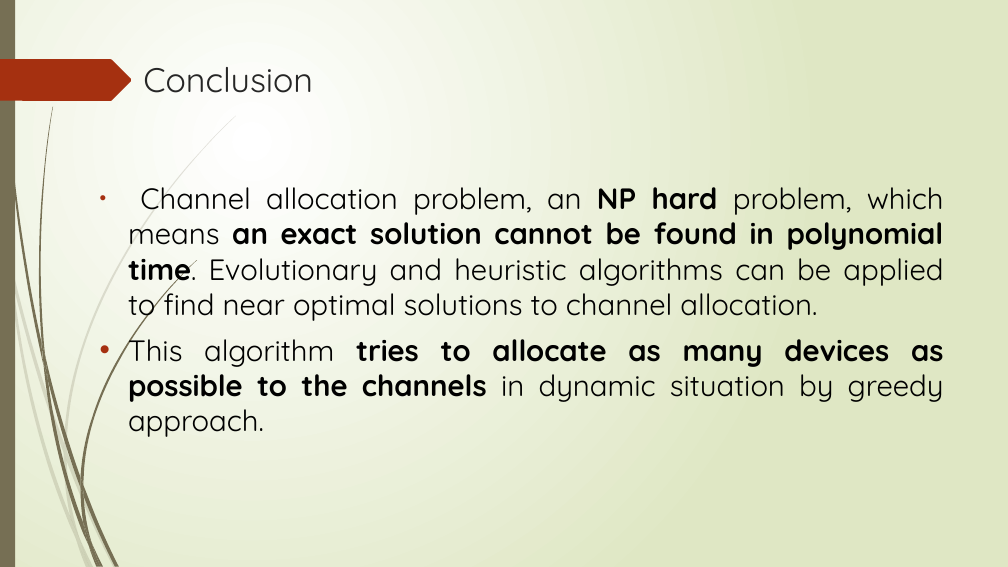
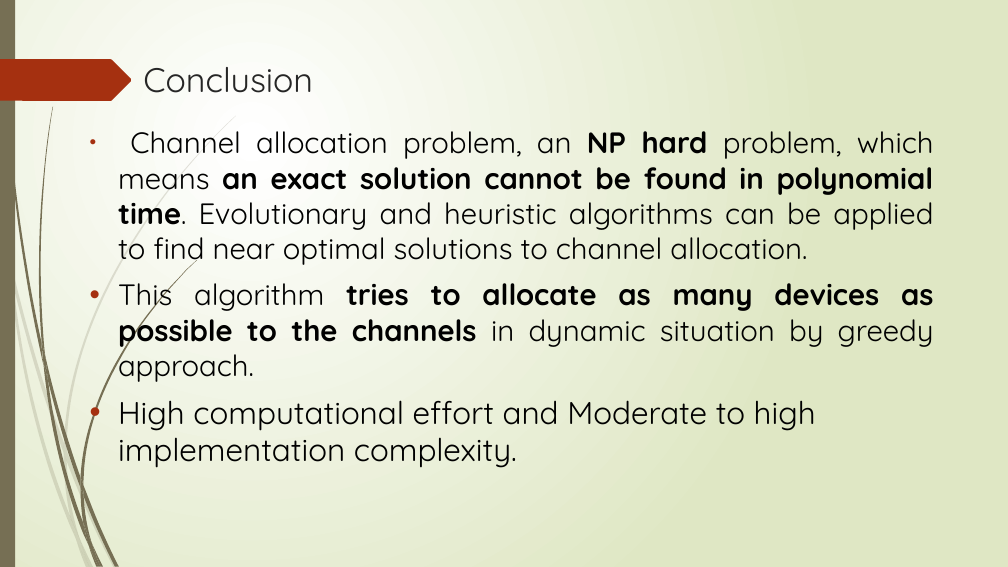
Before and after one commit to debopriyodjghosh/Channel-allocation-web-app, a slide deck: slide 14 of Docs/ppt.pptx. Drawn at 1008x567 pixels with LibreOffice and Linux fonts; fonts in the diff are those of the drawing. Boxes give left, top, right and bottom in pixels: in the first picture for what was removed or moved away, otherwise in the second. Text is boxed around its words. In the diff, an @@ line names an element or a change of style, - is before the commit and + after.

```diff
--- a/Docs/ppt.pptx
+++ b/Docs/ppt.pptx
@@ text "Channel allocation problem, an NP ..." moved from (x1=128, y1=187, x2=944, y2=437) to (x1=118, y1=131, x2=934, y2=468) @@
@@ text at (x1=118, y1=400, x2=816, y2=468): paragraph added @@
+• High computational effort and Moderate to high implementation complexity.
```
Also in this commit, not shown: 3 other slides changed, 1 slide added, 2 other files.
